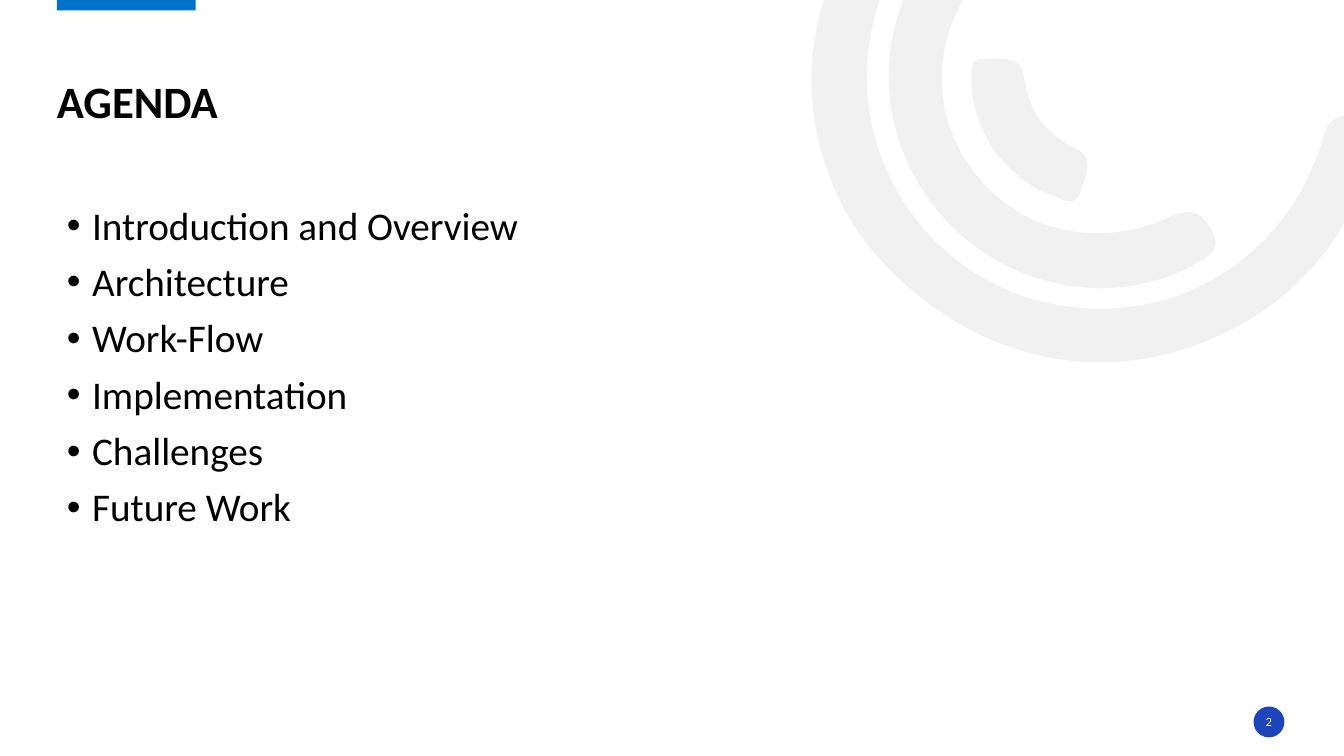
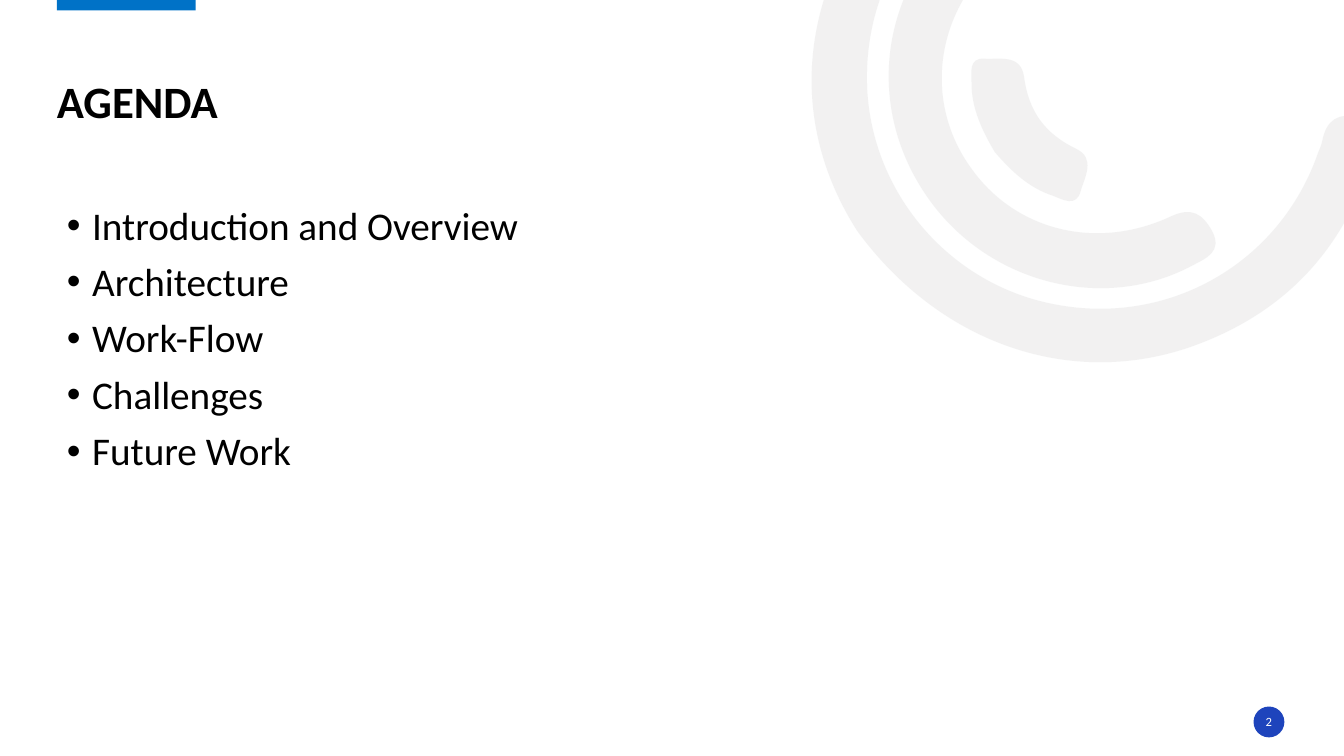
Before and after one commit to Osama-Atwa/Hawkeye, a slide deck: slide 2 of HawkEye.pptx. Drawn at 1344x756 pixels with LibreOffice and Linux fonts; fonts in the diff are those of the drawing; background and template pictures are left out. Boxes give left, top, right and bottom in pixels: in the first picture for what was removed or moved away, otherwise in the second. Text is boxed around its words. In the diff, an @@ line names an element or a change of style, - is before the commit and + after.

```diff
--- a/HawkEye.pptx
+++ b/HawkEye.pptx
@@ text at <box>92,381,347,416</box>: paragraph removed @@
-• Implementation
```
Also in this commit, not shown: 2 other slides changed, 1 slide added, 1 other file.
